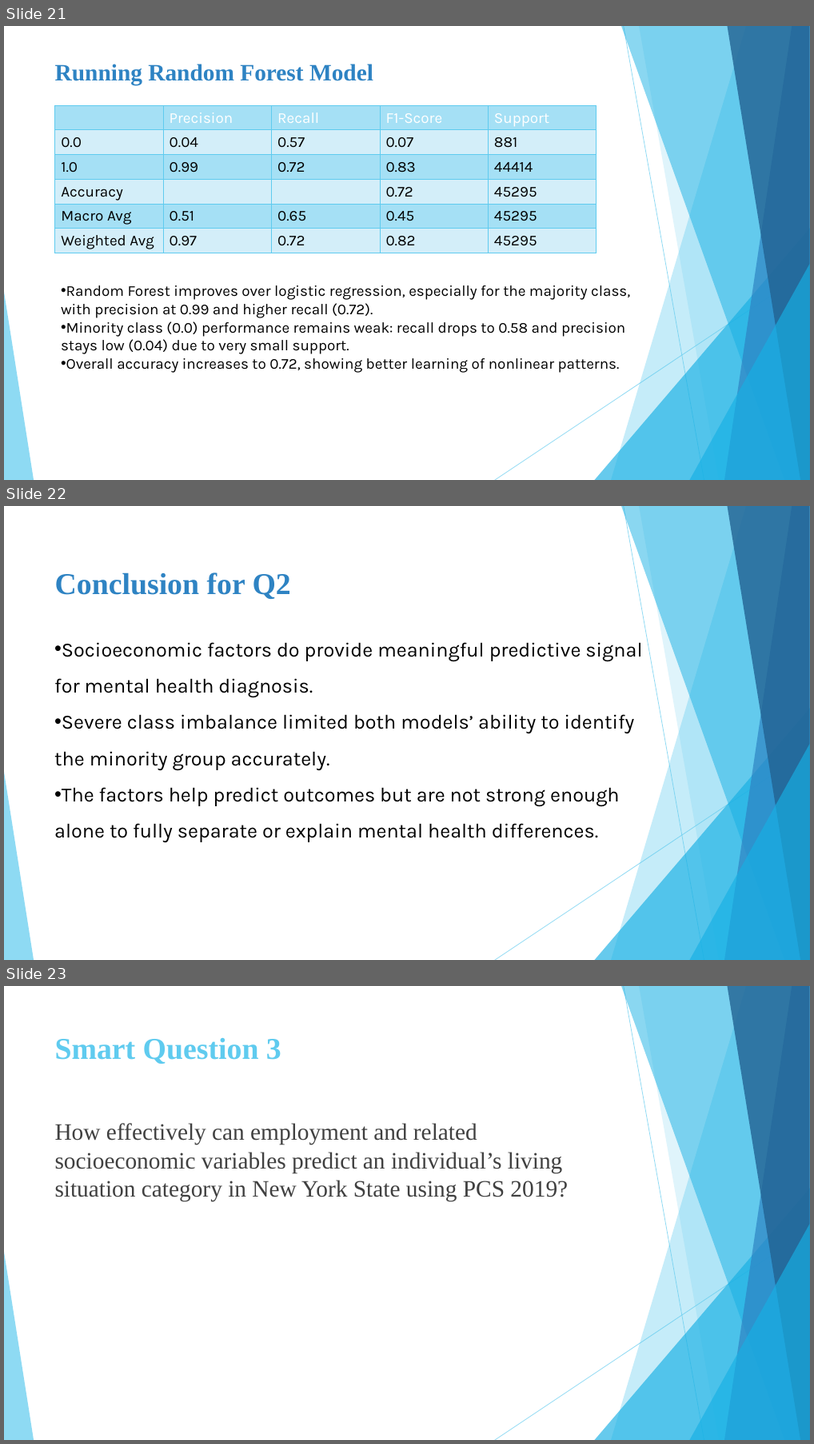
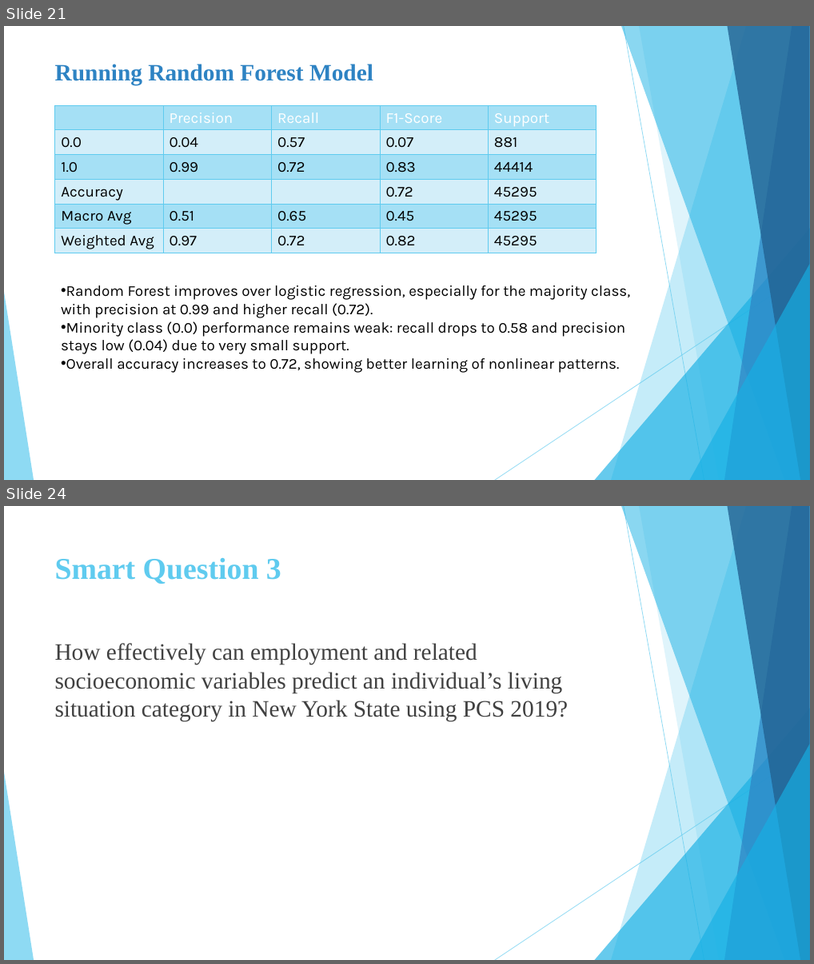
Before and after one commit to daniasalman6/Project-Data-Mining, a slide deck: Presentation/Final_Presentation.pptx. Shown one above the other, each under a label of ours: slides 21, 22 and 23 before the commit, slides 21 and 24 after it; the slides between them are not shown. The pictures are 814x1444 and 814x964 pixels, drawn with LibreOffice and Linux fonts; fonts in the diff are those of the drawing. Boxes give left, top, right and bottom in pixels: in the first picture for what was removed or moved away, otherwise in the second. Text is boxed around its words. In the diff, an @@ line names an element or a change of style, - is before the commit and + after.

```diff
--- a/Presentation/Final_Presentation.pptx
+++ b/Presentation/Final_Presentation.pptx
@@ slide 22 removed at box(4, 506, 810, 960), background #FFFFFF; not listed: 10 template elements that a slide beside it also shows @@
@@ text removed at box(55, 572, 291, 599) @@
-Conclusion for Q2
@@ text removed at box(54, 642, 642, 842) @@
-• Socioeconomic factors do provide meaningful predictive signal for mental health diagnosis.
-• Severe class imbalance limited both models’ ability to identify the minority group accurately.
-• The factors help predict outcomes but are not strong enough alone to fully separate or explain mental health differences.
@@ what was slide 23 is now slide 24 @@
```
Also in this commit, not shown: 4 slides changed, 2 slides added, 1 other file.
